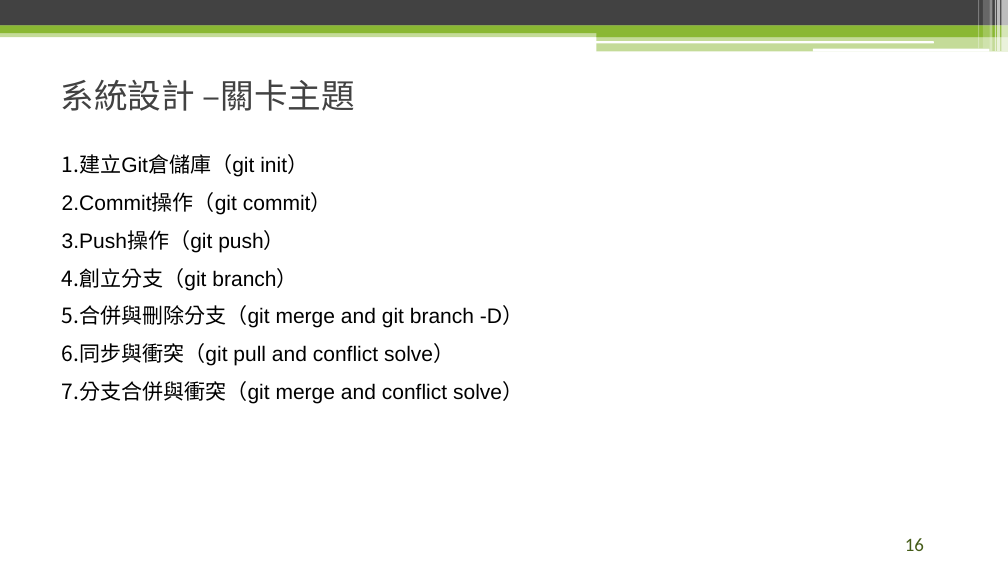
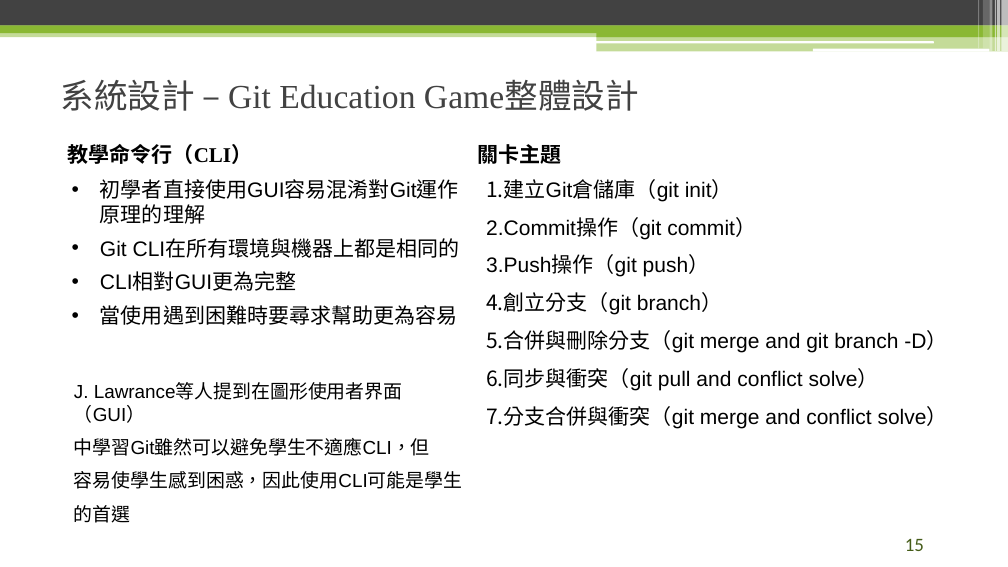
Before and after one commit to raknza/Master-Thesis, a slide deck: slide 15 of 論文口試.pptx (slide 16 before the commit). Drawn at 1008x567 pixels with LibreOffice and Linux fonts; fonts in the diff are those of the drawing; background and template pictures are left out. Boxes give left, top, right and bottom in pixels: in the first picture for what was removed or moved away, otherwise in the second. Text is boxed around its words. In the diff, an @@ line names an element or a change of style, - is before the commit and + after.

```diff
--- a/論文口試.pptx
+++ b/論文口試.pptx
@@ text at <box>60,80,639,111</box>: text changed; font Arial to Times New Roman @@
-系統設計 –關卡主題
+系統設計 – Git Education Game整體設計
@@ text added at <box>68,144,253,164</box>, 20 pt, text #000000, bold @@
+教學命令行（CLI）
@@ text added at <box>477,144,561,164</box>, 20 pt, text #000000, bold @@
+關卡主題
@@ text added at <box>100,179,460,325</box>, 20 pt, text #000000 @@
+• 初學者直接使用GUI容易混淆對Git運作原理的理解
+• Git CLI在所有環境與機器上都是相同的
+• CLI相對GUI更為完整
+• 當使用遇到困難時要尋求幫助更為容易
@@ text "建立Git倉儲庫（git init）": place and size @@
-text "建立Git倉儲庫（git init）" at <box>62,154,524,404</box>
+text "建立Git倉儲庫（git init）" at <box>486,179,948,429</box>
@@ text added at <box>74,384,463,523</box>, 18 pt, text #000000 @@
+J. Lawrance等人提到在圖形使用者界面（GUI）
+中學習Git雖然可以避免學生不適應CLI，但
+容易使學生感到困惑，因此使用CLI可能是學生
+的首選
@@ page number at <box>905,539,924,551</box>: text changed @@
-16
+15
```
Also in this commit, not shown: 6 other slides changed, 1 slide removed, 2 other files.
